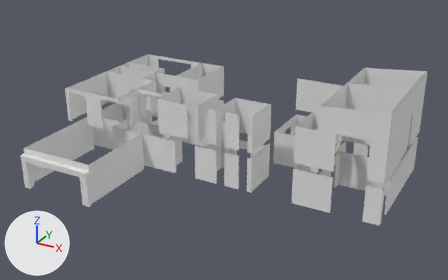
One commit to the FBX model Assets/Asset Afta/3D/Enviroment/Villa/Asset Export/Fase2/MCHouse-WallLantai.fbx: the scene before it, then after it.
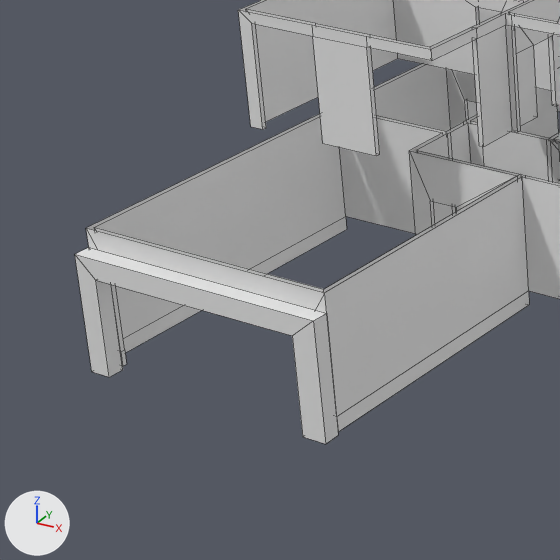
Each version appears first whole from a 50 mm camera at (26.5, -51.0, 29.1) aimed at (-0.6, -1.8, 4.5), and next in a close-up on the part from 0% to 34% of the width and 31% to 85% of the height. The lights are fixed; the arrows at lower left show +X, +Y and +Z. The older version's two pictures come first. The close-ups show mesh edges as thin lines. Materials are left out; every surface is plain grey. Where no turn or scale is listed for an object, it has been applied to the vertices.

In view in the first close-up: 'MCHouse-Garasi', 'MCHouse-WallLantai_1', 'MCHouse-WallLantai_2'.
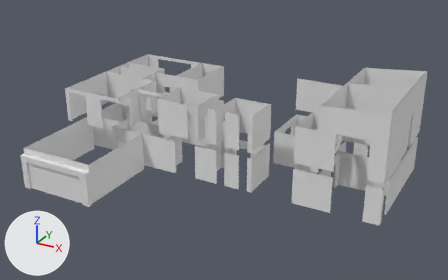
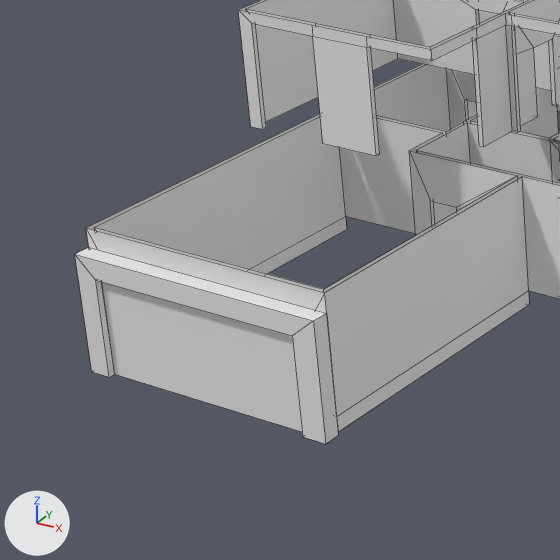
Changed parts and their boxes [x1, y1, x2, y2] in the close-ups (560 x 560 px):
'MCHouse-Garasi1', added
    after: [102, 282, 302, 432]
part 1 of me_plane_016, reshaped
    both: [374, 64, 560, 224]

The change, as a list of edits to the scene's bpy script:
```text
Change me_plane_016:
    used by ob_mchouse_walllantai_1; location = (0.0, 0.0, 0.0)
    remove me_plane_016.from_pydata(...)  # 417 vertices, 259 faces; spans x -17.1..15.9, y -12.2..10.2, z 0.2..4.2
    add me_plane_016.from_pydata(...)  # 349 vertices, 216 faces; spans x -17.1..15.9, y -12.2..10.2, z 0.2..4.2
    me_plane_016 part 1
    68 vertices are removed from x -17.1..15.9, y -3.9..10.1, z 0.6..4.2
    70 faces are deleted
    2 vertices move within x -17.1, y 3.1, z 0.6..4.2
    27 new faces join them
Add me_plane_037:
    me_plane_037.from_pydata([(-16.41, -12.73, 0.11), (-16.41, -12.73, 3.01), (-9.71, -12.73, 3.01), (-9.71, -12.73, 0.11), (-16.41, -12.72, 0.11), (-16.41, -12.72, 3.01), (-9.71, -12.72, 3.01), (-9.71, -12.72, 0.11)], [], [(3, 2, 1, 0), (7, 4, 5, 6), (2, 3, 7, 6), (0, 1, 5, 4), (3, 0, 4, 7), (1, 2, 6, 5)])
Add ob_mchouse_garasi1:
    ob_mchouse_garasi1 = bpy.data.objects.new('MCHouse-Garasi1', me_plane_037)
    ob_mchouse_garasi1.location = (0.0, 0.19, 0.0)
```
